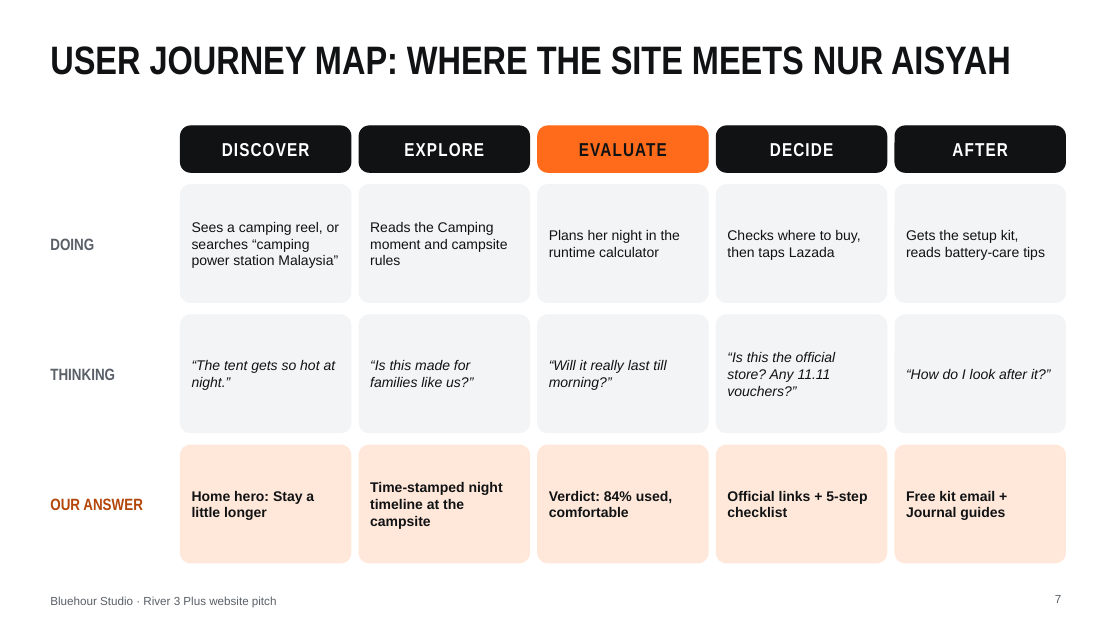
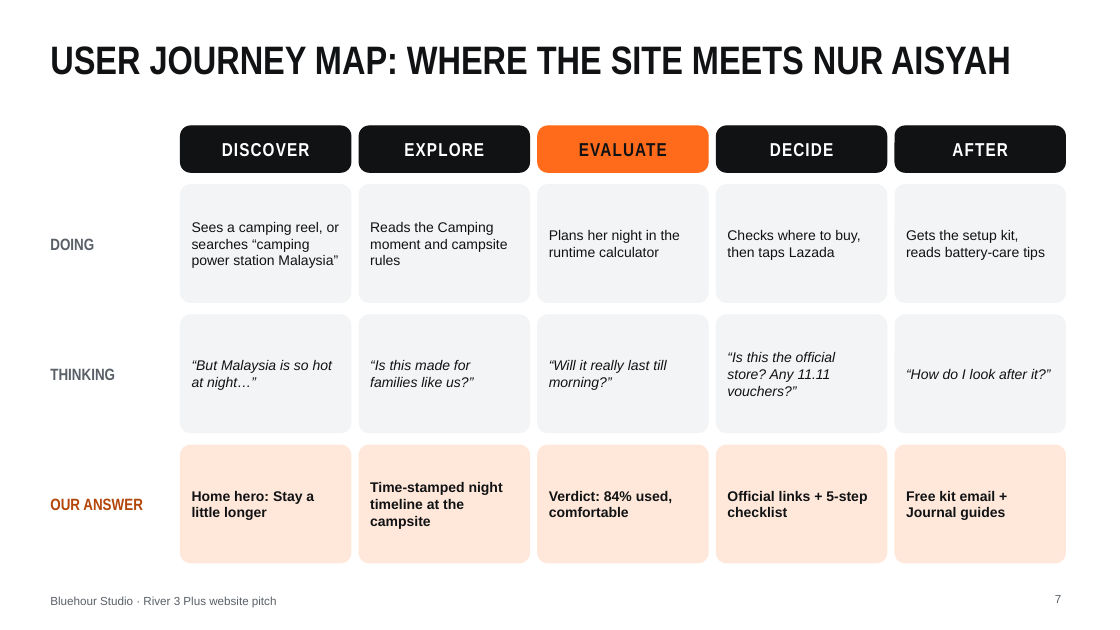
Before and after one commit to thecpinsiders/CS2024-Project-Website, a slide deck: slide 7 of Bluehour-Pitch-Deck.pptx. Drawn at 1120x630 pixels with LibreOffice and Linux fonts; fonts in the diff are those of the drawing. Boxes give left, top, right and bottom in pixels: in the first picture for what was removed or moved away, otherwise in the second. Text is boxed around its words. In the diff, an @@ line names an element or a change of style, - is before the commit and + after.

```diff
--- a/Bluehour-Pitch-Deck.pptx
+++ b/Bluehour-Pitch-Deck.pptx
@@ text at [192, 360, 332, 390]: text changed @@
-“The tent gets so hot at night.”
+“But Malaysia is so hot at night…”
```
Also in this commit, not shown: 2 other slides changed, 4 other files.
